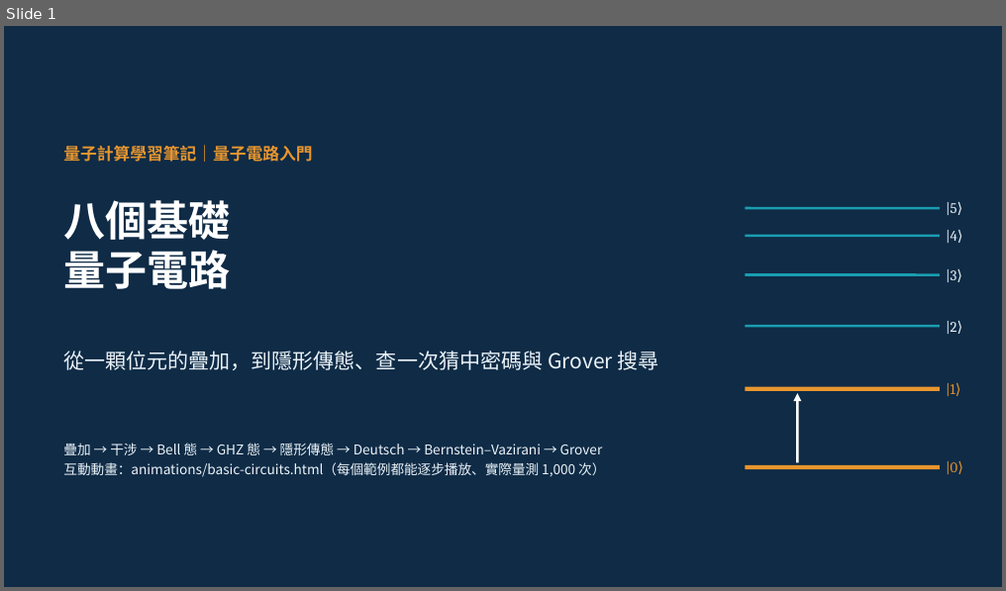
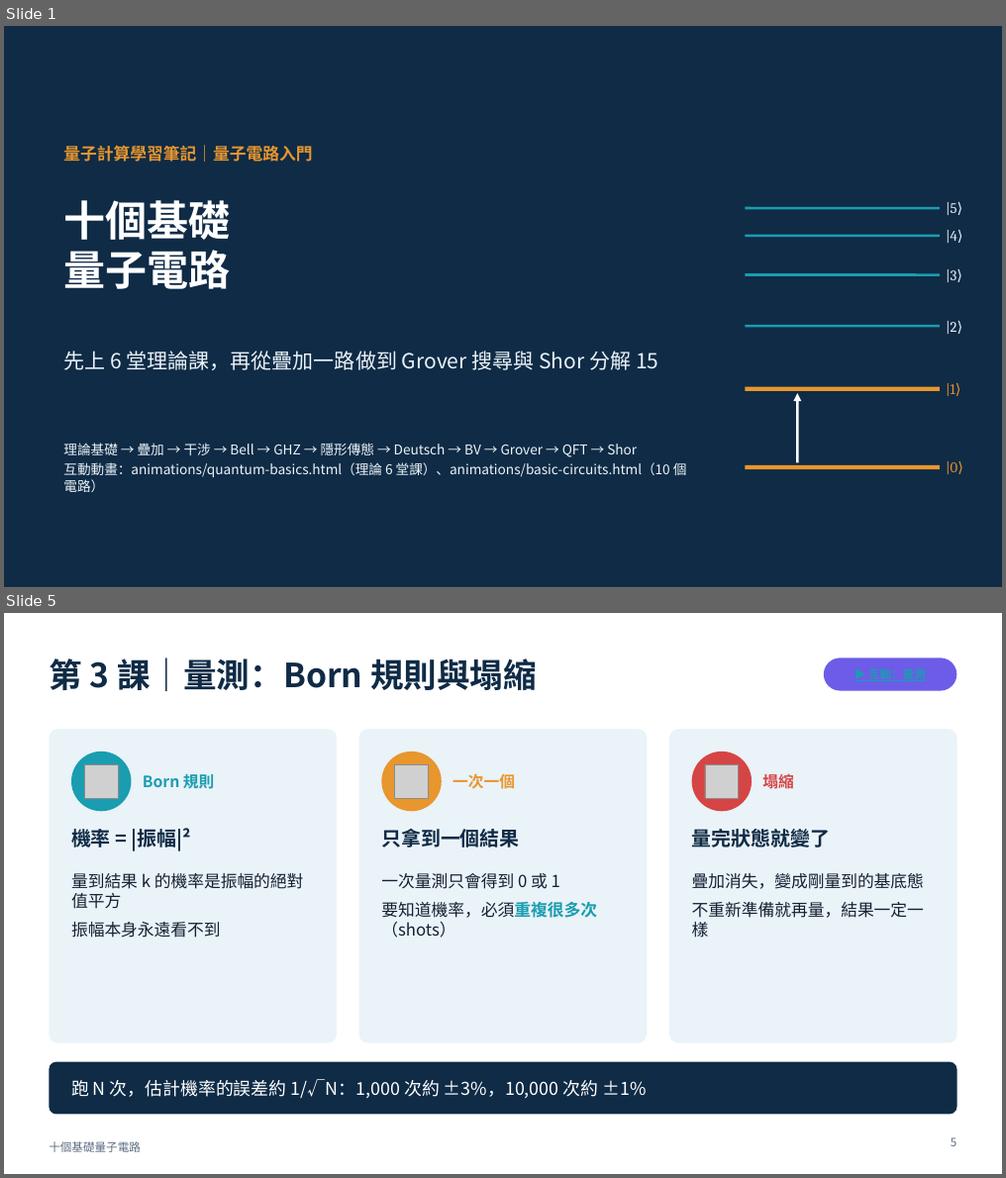
Before and after one commit to pcpcchen-coder/QuantumComputing, a slide deck: slides/output/basic-circuits.pptx. Shown one above the other, each under a label of ours: slide 1 before the commit, slides 1 and 5 after it; the slides between them are not shown. The pictures are 1006x591 and 1006x1178 pixels, drawn with LibreOffice and Linux fonts; fonts in the diff are those of the drawing; grey boxes stand for pictures. Boxes give left, top, right and bottom in pixels: in the first picture for what was removed or moved away, otherwise in the second. Text is boxed around its words. In the diff, an @@ line names an element or a change of style, - is before the commit and + after.

```diff
--- a/slides/output/basic-circuits.pptx
+++ b/slides/output/basic-circuits.pptx
@@ slide 5 added at bbox=[4, 613, 1002, 1174], background #FFFFFF @@
@@ title added at bbox=[49, 658, 537, 691], 32 pt, text #0F2B46, bold @@
+第 3 課｜量測：Born 規則與塌縮
@@ rounded rectangle added at bbox=[824, 658, 957, 691], fill #6C5CE7 @@
@@ rounded rectangle added at bbox=[49, 729, 337, 1044], fill #EAF3F8 @@
@@ rounded rectangle added at bbox=[358, 729, 647, 1044], fill #EAF3F8 @@
@@ rounded rectangle added at bbox=[669, 729, 957, 1044], fill #EAF3F8 @@
@@ ellipse added at bbox=[71, 752, 132, 811], fill #1A9DB0 @@
@@ ellipse added at bbox=[381, 752, 442, 811], fill #E8962E @@
@@ ellipse added at bbox=[692, 752, 751, 811], fill #D64545 @@
@@ picture added at bbox=[85, 765, 119, 799] @@
@@ text added at bbox=[143, 774, 214, 789], 15 pt, text #1A9DB0, bold @@
+Born 規則
@@ picture added at bbox=[395, 765, 429, 799] @@
@@ text added at bbox=[452, 773, 515, 789], 15 pt, text #E8962E, bold @@
+一次一個
@@ picture added at bbox=[705, 765, 739, 799] @@
@@ text added at bbox=[762, 771, 793, 792], 15 pt, text #D64545, bold @@
+塌縮
@@ text added at bbox=[71, 828, 191, 852], 19 pt, text #0F2B46, bold @@
+機率 = |振幅|²
@@ text added at bbox=[381, 829, 519, 848], 19 pt, text #0F2B46, bold @@
+只拿到一個結果
@@ text added at bbox=[692, 829, 830, 848], 19 pt, text #0F2B46, bold @@
+量完狀態就變了
@@ text added at bbox=[71, 873, 304, 938], 16 pt, text #152033 @@
+量到結果 k 的機率是振幅的絕對值平方
+振幅本身永遠看不到
@@ text added at bbox=[381, 873, 597, 938], 16 pt, text #152033 @@
+一次量測只會得到 0 或 1
+要知道機率，必須重複很多次（shots）
@@ text added at bbox=[692, 873, 924, 938], 16 pt, text #152033 @@
+疊加消失，變成剛量到的基底態
+不重新準備就再量，結果一定一樣
@@ rounded rectangle added at bbox=[49, 1062, 957, 1115], fill #0F2B46 @@
@@ text added at bbox=[71, 1079, 647, 1098], 17 pt, text #FFFFFF @@
+跑 N 次，估計機率的誤差約 1/√N：1,000 次約 ±3%，10,000 次約 ±1%
@@ text added at bbox=[49, 1142, 141, 1153], 11 pt, text #5E6E82 @@
+十個基礎量子電路
@@ page number added at bbox=[950, 1138, 956, 1147], 11 pt, text #5E6E82 @@
+5
@@ slide 1 changed as well @@
@@ title at bbox=[63, 200, 230, 240]: text changed @@
-八個基礎
+十個基礎
@@ text at bbox=[63, 351, 658, 371]: text changed @@
-從一顆位元的疊加，到隱形傳態、查一次猜中密碼與 Grover 搜尋
+先上 6 堂理論課，再從疊加一路做到 Grover 搜尋與 Shor 分解 15
@@ text at bbox=[63, 443, 687, 492]: text changed @@
-疊加 → 干涉 → Bell 態 → GHZ 態 → 隱形傳態 → Deutsch → Bernstein–Vazirani → Grover
-互動動畫：animations/basic-circuits.html（每個範例都能逐步播放、實際量測 1,000 次）
+理論基礎 → 疊加 → 干涉 → Bell → GHZ → 隱形傳態 → Deutsch → BV → Grover → QFT → Shor
+互動動畫：animations/quantum-basics.html（理論 6 堂課）、animations/basic-circuits.html（10 個電路）
```
Also in this commit, not shown: 31 other slides changed, 15 other slides added, 21 other files.
